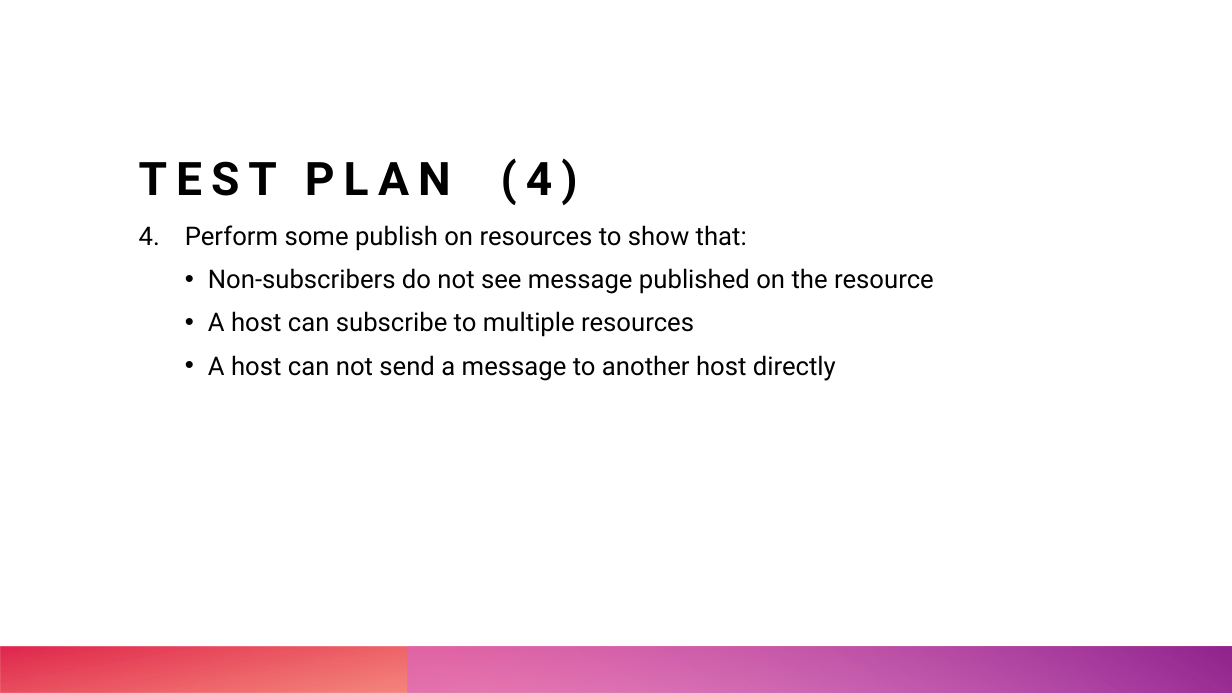
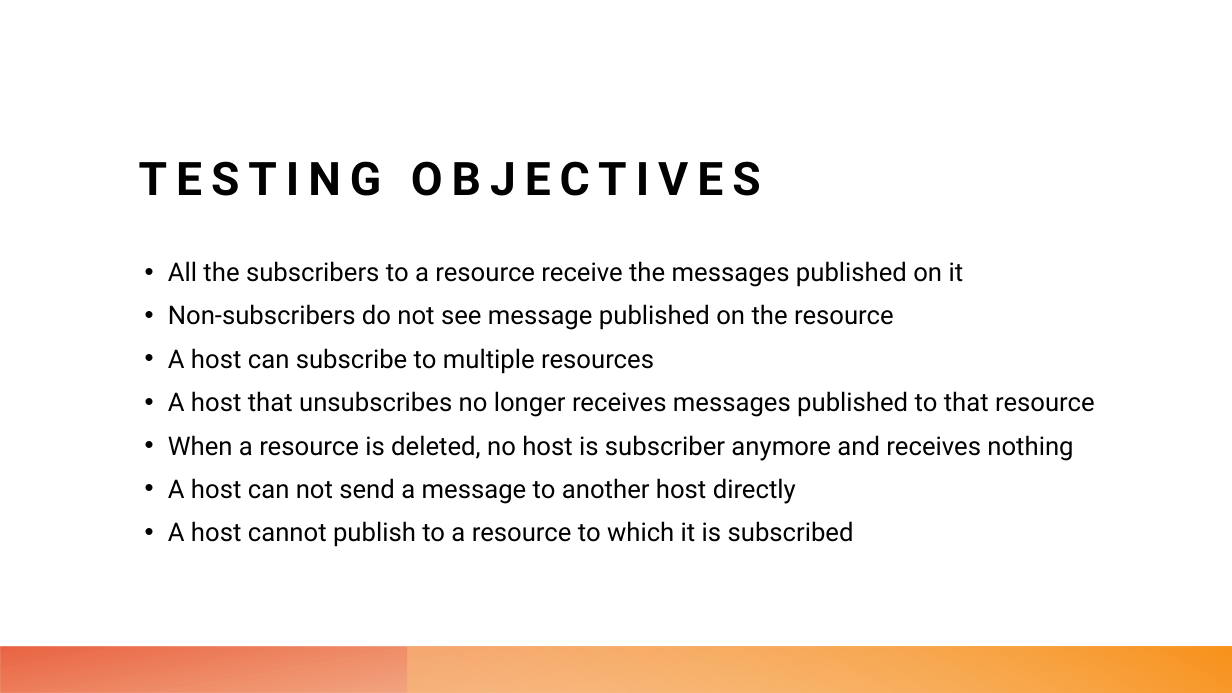
Before and after one commit to leonardopoggiani/ANAWS-project, a slide deck: slide 10 of DistributedMessageBroker.pptx (slide 12 before the commit). Drawn at 1232x693 pixels with LibreOffice and Linux fonts; fonts in the diff are those of the drawing. Boxes give left, top, right and bottom in pixels: in the first picture for what was removed or moved away, otherwise in the second. Text is boxed around its words. In the diff, an @@ line names an element or a change of style, - is before the commit and + after.

```diff
--- a/DistributedMessageBroker.pptx
+++ b/DistributedMessageBroker.pptx
@@ title at (139,161,761,196): text changed @@
-TEST PLAN (4)
+TESTING OBJECTIVES
@@ text "All the subscribers to a ...": place and size @@
-text "All the subscribers to a ..." at (185,225,934,381)
+text "All the subscribers to a ..." at (168,261,1095,547)
@@ text at (168,261,964,287): text changed @@
-4. Perform some publish on resources to show that:
+  • All the subscribers to a resource receive the messages published on it
@@ text at (168,391,1095,461): paragraphs added @@
+  • A host that unsubscribes no longer receives messages published to that resource
+  • When a resource is deleted, no host is subscriber anymore and receives nothing
@@ text at (168,521,854,547): paragraph added @@
+  • A host cannot publish to a resource to which it is subscribed
@@ rectangle at (0,647,1232,693): fill gradient #FE4A00 to #DA002F to gradient #EC7016 to #E64823 @@
@@ rectangle at (409,647,1232,693): fill gradient #D861D4 to #92248E to gradient #FBBE77 to #F8931D @@
```
Also in this commit, not shown: 12 other slides changed, 3 slides added, 3 slides removed, 4 other files.
